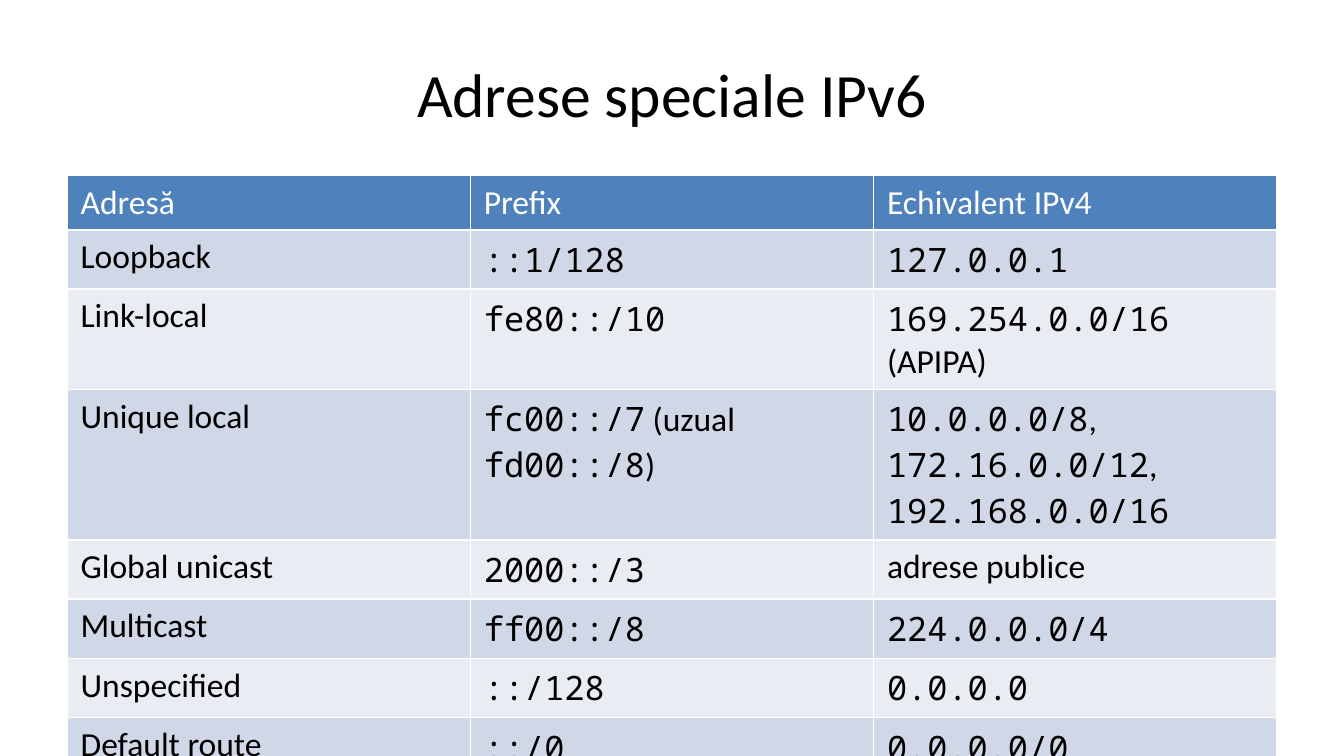
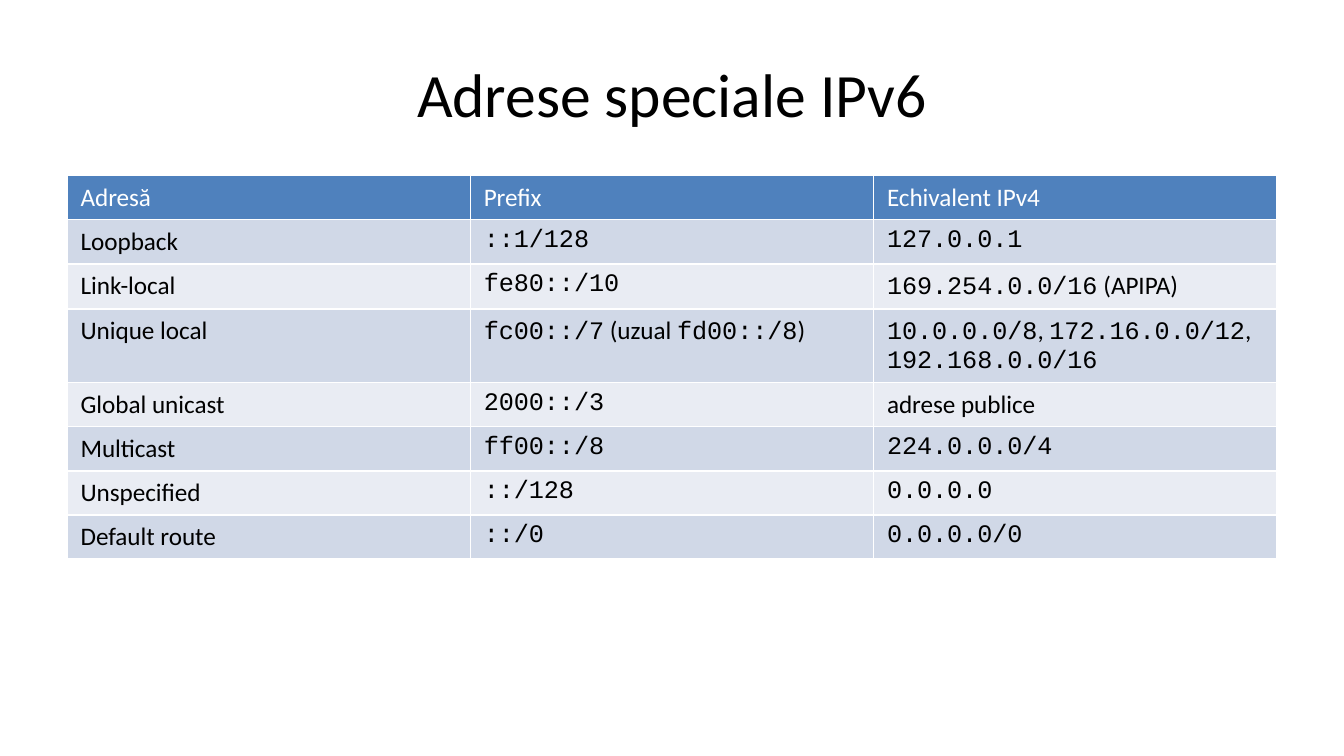
Before and after one commit to hypothetical-andrei/compnet-2025-redo, a slide deck: slide 25 of assets/course/c5/c5-nivelul-retea-adresare.pptx. Drawn at 1344x756 pixels with LibreOffice and Linux fonts; fonts in the diff are those of the drawing. Boxes give left, top, right and bottom in pixels: in the first picture for what was removed or moved away, otherwise in the second. Text is boxed around its words. In the diff, an @@ line names an element or a change of style, - is before the commit and + after.

```diff
--- a/assets/course/c5/c5-nivelul-retea-adresare.pptx
+++ b/assets/course/c5/c5-nivelul-retea-adresare.pptx
@@ table at [67, 176, 1277, 560] @@
@@ fill #D0D8E8 to #D0D8E7 in 12 cells @@
@@ fill #E9EDF4 to #E9ECF3 in 9 cells @@
@@ size 18 to 13.5 pt @@
@@ font Noto Sans Mono to Courier New in "::1/128", "127.0.0.1", "fe80::/10", "169.254.0.0/16" and 9 more places @@
@@ borders changed @@
```
Also in this commit, not shown: 8 other slides changed, 10 other files.
